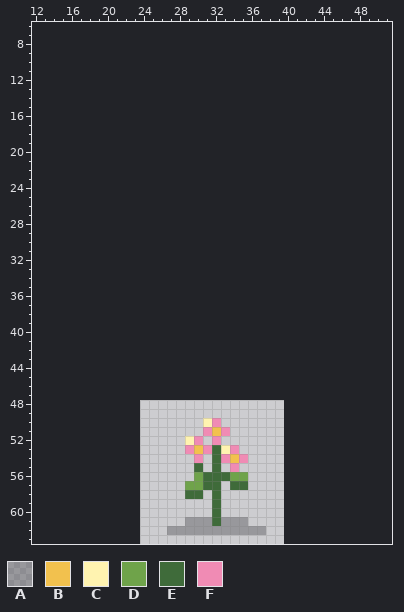
File history of a pixel-art file, game/pixel-plants/he-huan.aseprite. The first picture shows the starting point.
16x16 pixels, 1 frame. Shown: x 12..51, y 6..63. The old version is drawn lined up with the new one, on the new canvas.
Visible layers, top first: "glint", "core", "bloom-shade", "bloom", "leaf", "stem", "shadow" opacity 30%.
Palette (. is transparent): A #1a1a204c  B #f2c14e  C #fff3b0  D #6fa34a  E #3f6b3a  F #f08bb4
Pixels before, first column x 27:
50 ....CF.....
51 ....FBF....
52 ..CF.F.....
53 ..FBFECF...
54 ...F.EFBF..
55 ...E.E.F...
56 ...DEEEDD..
57 ..DDEE.EE..
58 ..EE.E.....
59 .....E.....
60 .....E.....
61 ..AAAEAAA..
62 AAAAAAAAAAA
The result:
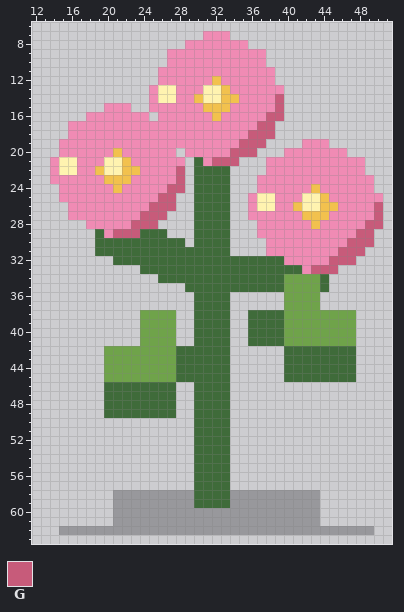
Colours new in this view: G #c75b7a
From old to new:
canvas 16x16 -> 64x64, the old top-left corner now at 24,48
y 7: x 31..33 ... -> FFF
y 8: x 29..35 ....... -> FFFFFFF
y 9..10: x 27..37 ........... -> FFFFFFFFFFF
y 11: x 26..38 ............. -> FFFFFFFFFFFFF
y 12: x 26..38 ............. -> FFFFFFBFFFFFF
y 13: x 25..39 ............... -> FCCFFFCCBFFFFFF
y 14: x 25..39 ............... -> FCCFFBCCBBFFFFG
y 15: x 20..22 ... -> FFF; x 25..39 ............... -> FFFFFFBBBFFFFFG
y 16: x 18..24 ....... -> FFFFFFF; x 26..39 .............. -> FFFFFFBFFFFFGG
y 17: x 16..38 ....................... -> FFFFFFFFFFFFFFFFFFFFFGG
y 18: x 16..38 ....................... -> FFFFFFFFFFFFFFFFFFFFGGG
y 19: x 15..37 ....................... -> FFFFFFFFFFFFFFFFFFFFGGG; x 42..44 ... -> FFF
y 20: x 15..27 ............. -> FFFFFFBFFFFFF; x 29..36 ........ -> FFFFFGGG; x 40..46 ....... -> FFFFFFF
y 21: x 14..28 ............... -> FCCFFFCCBFFFFFF; x 30..34 ..... -> EFGGG; x 38..48 ........... -> FFFFFFFFFFF
y 22: x 14..28 ............... -> FCCFFBCCBBFFFFG; x 30..33 .... -> EEEE; x 38..48 ........... -> FFFFFFFFFFF
y 23: x 14..28 ............... -> FFFFFFBBBFFFFFG; x 30..33 .... -> EEEE; x 37..49 ............. -> FFFFFFFFFFFFF
y 24: x 15..28 .............. -> FFFFFFBFFFFFGG; x 30..33 .... -> EEEE; x 37..49 ............. -> FFFFFFBFFFFFF
y 25: x 15..27 ............. -> FFFFFFFFFFFGG; x 30..33 .... -> EEEE; x 36..50 ............... -> FCCFFFCCBFFFFFF
y 26: x 16..27 ............ -> FFFFFFFFFGGG; x 30..33 .... -> EEEE; x 36..50 ............... -> FCCFFBCCBBFFFFG
y 27: x 16..26 ........... -> FFFFFFFFGGG; x 30..33 .... -> EEEE; x 36..50 ............... -> FFFFFFBBBFFFFFG
y 28: x 18..25 ........ -> FFFFFGGG; x 30..33 .... -> EEEE; x 37..50 .............. -> FFFFFFBFFFFFGG
y 29: x 19..26 ........ -> EFGGGEEE; x 30..33 .... -> EEEE; x 37..49 ............. -> FFFFFFFFFFFGG
y 30: x 19..28 .......... -> EEEEEEEEEE; x 30..33 .... -> EEEE; x 38..49 ............ -> FFFFFFFFFGGG
y 31: x 19..33 ............... -> EEEEEEEEEEEEEEE; x 38..48 ........... -> FFFFFFFFGGG
y 32: x 21..47 ........................... -> EEEEEEEEEEEEEEEEEEEFFFFFGGG
y 33: x 24..45 ...................... -> EEEEEEEEEEEEEEEEEEFGGG
y 34: x 26..44 ................... -> EEEEEEEEEEEEEEDDDDE
y 35: x 29..44 ................ -> EEEEEEEEEEEDDDDE
y 36..37: x 30..33 .... -> EEEE; x 40..43 .... -> DDDD
y 38..41: x 24..27 .... -> DDDD; x 30..33 .... -> EEEE; x 36..47 ............ -> EEEEDDDDDDDD
y 42..45: x 20..33 .............. -> DDDDDDDDEEEEEE; x 40..47 ........ -> EEEEEEEE
y 46..49: x 20..27 ........ -> EEEEEEEE; x 30..33 .... -> EEEE
y 50: x 30..33 .CF. -> EEEE
y 51: x 30..33 .FBF -> EEEE
y 52: x 29..33 CF.F. -> .EEEE
y 53: x 29..31 FBF -> .EE; x 33..34 CF -> E.
y 54: x 30..31 F. -> EE; x 33..35 FBF -> E..
y 55: x 31 . -> E; x 33..34 .F -> E.
y 56: x 30 D -> E; x 34..35 DD -> ..
y 57: x 29..30 DD -> .E; x 33..35 .EE -> E..
y 58: x 21..29 ........E -> AAAAAAAAA; x 31 . -> E; x 33..43 ........... -> EAAAAAAAAAA
y 59: x 21..31 ........... -> AAAAAAAAAEE; x 33..43 ........... -> EAAAAAAAAAA
y 60: x 21..43 ...........E........... -> AAAAAAAAAAAAAAAAAAAAAAA
y 61: x 21..28 ........ -> AAAAAAAA; x 32 E -> A; x 36..43 ........ -> AAAAAAAA
y 62: x 15..26 ............ -> AAAAAAAAAAAA; x 38..49 ............ -> AAAAAAAAAAAA
Where, in picture pixels (left, top, right, bottom), the same in both pictures:
changed: (50, 31, 383, 535)
